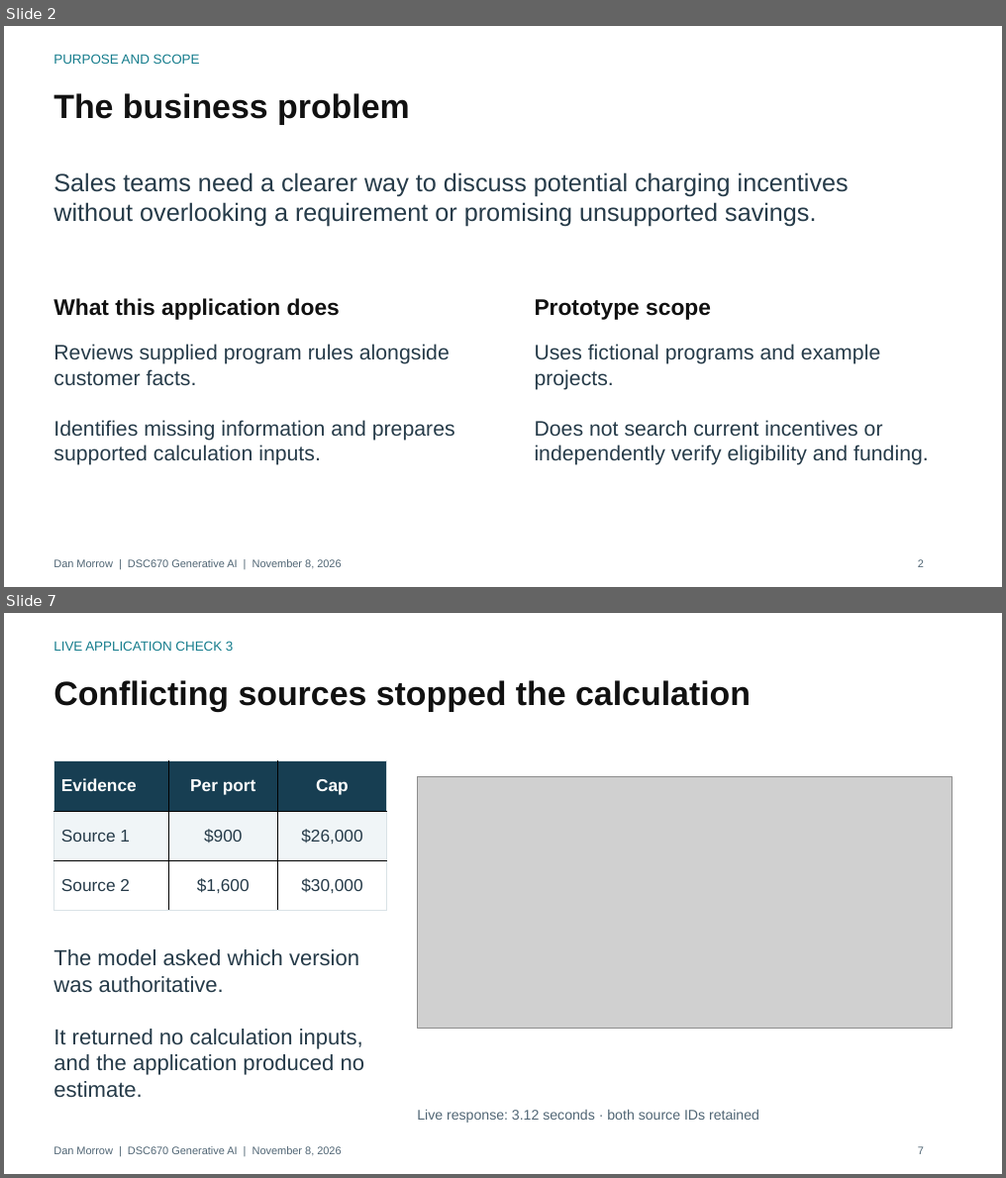
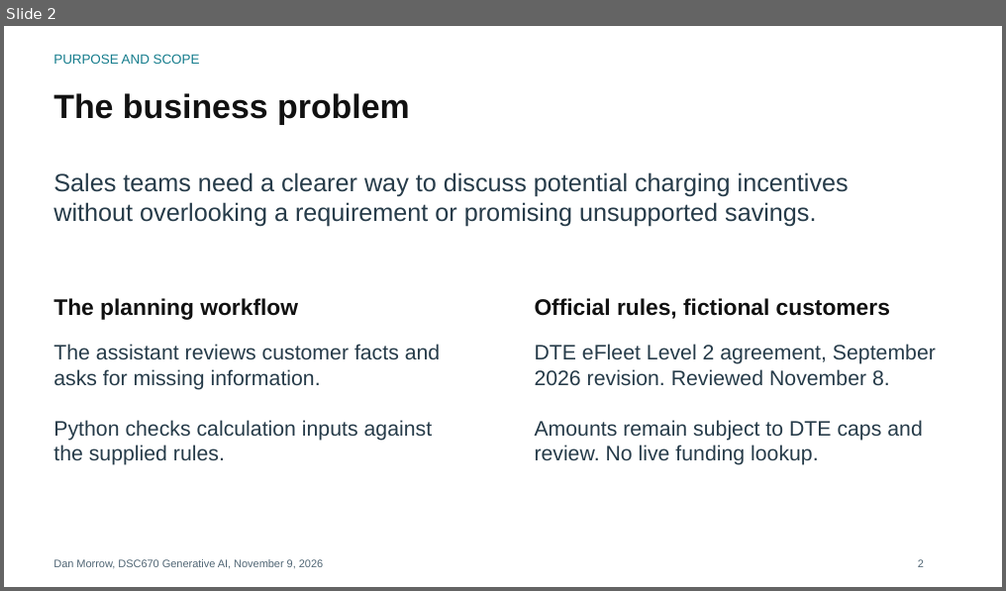
Before and after one commit to danof2morrow/data-science-portfolio, a slide deck: generative-ai/commercial-fleet-ev-incentive-assistant/commercial_fleet_ev_incentive_assistant_presentation.pptx. Shown one above the other, each under a label of ours: slides 2 and 7 before the commit, slide 2 after it; the slides between them are not shown. The pictures are 1006x1178 and 1006x591 pixels, drawn with LibreOffice and Linux fonts; fonts in the diff are those of the drawing; grey boxes stand for pictures. Boxes give left, top, right and bottom in pixels: in the first picture for what was removed or moved away, otherwise in the second. Text is boxed around its words. In the diff, an @@ line names an element or a change of style, - is before the commit and + after.

Commit message:
Complete DTE Streamlit portfolio with trained model evidence and live limitations

```diff
--- a/generative-ai/commercial-fleet-ev-incentive-assistant/commercial_fleet_ev_incentive_assistant_presentation.pptx
+++ b/generative-ai/commercial-fleet-ev-incentive-assistant/commercial_fleet_ev_incentive_assistant_presentation.pptx
@@ slide 7 removed at (4, 613, 1002, 1174), background #FFFFFF @@
@@ text removed at (54, 641, 233, 651) @@
-LIVE APPLICATION CHECK 3
@@ text removed at (54, 680, 750, 712) @@
-Conflicting sources stopped the calculation
@@ table removed at (54, 761, 387, 911), 3 rows, 3 columns @@
-Evidence | Per port | Cap
-Source 1 | $900 | $26,000
-Source 2 | $1,600 | $30,000
@@ picture removed at (417, 777, 952, 1028) @@
@@ text removed at (54, 950, 365, 1098) @@
-The model asked which version was authoritative.
-It returned no calculation inputs, and the application produced no estimate.
@@ text removed at (417, 1109, 759, 1123) @@
-Live response: 3.12 seconds · both source IDs retained
@@ text removed at (54, 1147, 341, 1157) @@
-Dan Morrow | DSC670 Generative AI | November 8, 2026
@@ text removed at (918, 1147, 924, 1155) @@
-7
@@ slide 2 changed as well @@
@@ text at (54, 298, 298, 320): text changed @@
-What this application does
+The planning workflow
@@ text at (535, 298, 890, 319): text changed @@
-Prototype scope
+Official rules, fictional customers
@@ text at (54, 344, 440, 466): text changed @@
-Reviews supplied program rules alongside customer facts.
-Identifies missing information and prepares supported calculation inputs.
+The assistant reviews customer facts and asks for missing information.
+Python checks calculation inputs against the supplied rules.
@@ text at (535, 344, 936, 466): text changed @@
-Uses fictional programs and example projects.
-Does not search current incentives or independently verify eligibility and funding.
+DTE eFleet Level 2 agreement, September 2026 revision. Reviewed November 8.
+Amounts remain subject to DTE caps and review. No live funding lookup.
@@ text at (54, 560, 323, 570): text changed @@
-Dan Morrow | DSC670 Generative AI | November 8, 2026
+Dan Morrow, DSC670 Generative AI, November 9, 2026
```
Also in this commit, not shown: 3 other slides changed, 4 slides added, 3 other slides removed, 23 other files.
